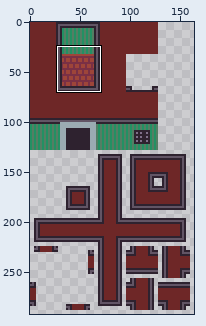
One commit to this sprite sheet: Graphics/Tilesets/Cabin Interior.png. Above, an overview of the earlier version with the close-up marked.
Close-up. Earlier state:
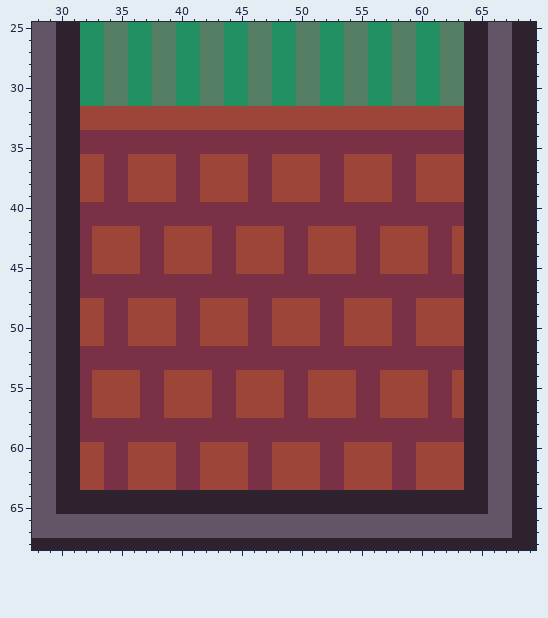
The file is 256x320 pixels. Shown: x 28..69, y 25..68. The wide view leaves out empty margins.
New version:
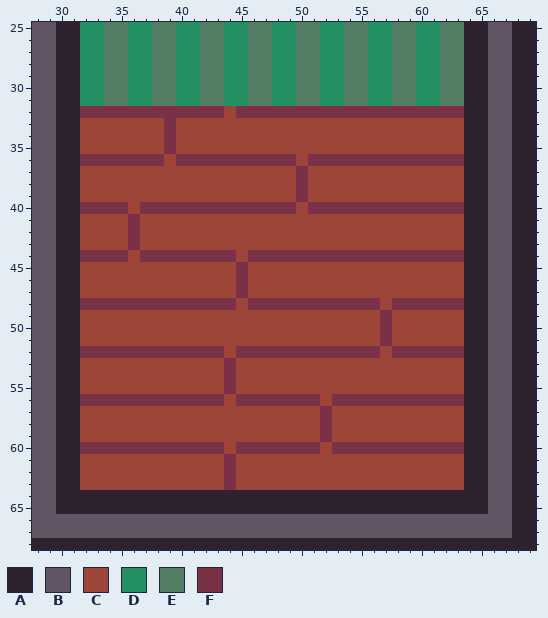
Palette (. is transparent): A #2e222f  B #625565  C #9e4539  D #239063  E #547e64  F #7a3045
The exact change:
Changed rows in their new state; - is an unchanged pixel.
first column x 32:
32 FFFFFFFFFFFF-FFFFFFFFFFFFFFFFFFF
33 -------F------------------------
34 CCCCCCC-CCCCCCCCCCCCCCCCCCCCCCCC
35 CCCCCCC-CCCCCCCCCCCCCCCCCCCCCCCC
36 FF--FFF---FFFF--FF-F--FFFF--FFFF
37 --CC----CC----CC--F-CC----CC----
38 --CC----CC----CC--F-CC----CC----
39 --CC----CC----CC--F-CC----CC----
40 ----C-------------C-------------
41 CCCC-CCCCCCCCCCCCCCCCCCCCCCCCCCC
42 C---FCC----CC----CC----CC----CC-
43 C---FCC----CC----CC----CC----CC-
44 -FFF---FFFF---FFF--FFFF--FFFF--F
45 C----CC----CCF---CC----CC----CC-
46 CCCCCCCCCCCCC-CCCCCCCCCCCCCCCCCC
47 CCCCCCCCCCCCC-CCCCCCCCCCCCCCCCCC
48 FF--FFFF--FFF---FFFF--FFF---FFFF
49 --CC----CC----CC----CC---FCC----
50 --CC----CC----CC----CC---FCC----
51 --CC----CC----CC----CC---FCC----
52 ------------C------------C------
53 CCCCCCCCCCCC-CCCCCCCCCCCCCCCCCCC
54 C----CC----C-----CC----CC----CC-
55 C----CC----C-----CC----CC----CC-
56 -FFFF--FFFF-CFFFF--F-FF--FFFF--F
57 C----CC----CC----CC-F--CC----CC-
58 CCCCCCCCCCCCCCCCCCCC-CCCCCCCCCCC
59 CCCCCCCCCCCCCCCCCCCC-CCCCCCCCCCC
60 FF--FFFF--FF-F--FFFFC-FFFF--FFFF
61 --CC----CC--F-CC----CC----CC----
62 --CC----CC--F-CC----CC----CC----
63 --CC----CC--F-CC----CC----CC----
Pixel boxes of the changes (left, top, right, bottom) in both close-ups:
changed: (80, 106, 464, 490)
